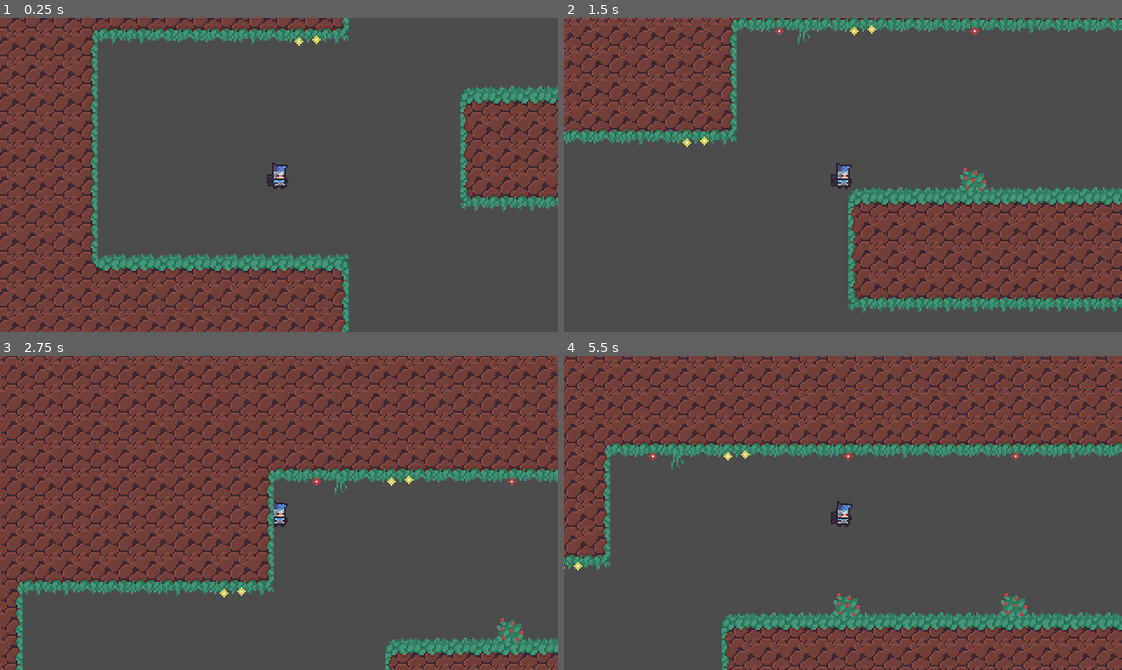
Above: before the commit, frames 1-4 (two rows, left to right).
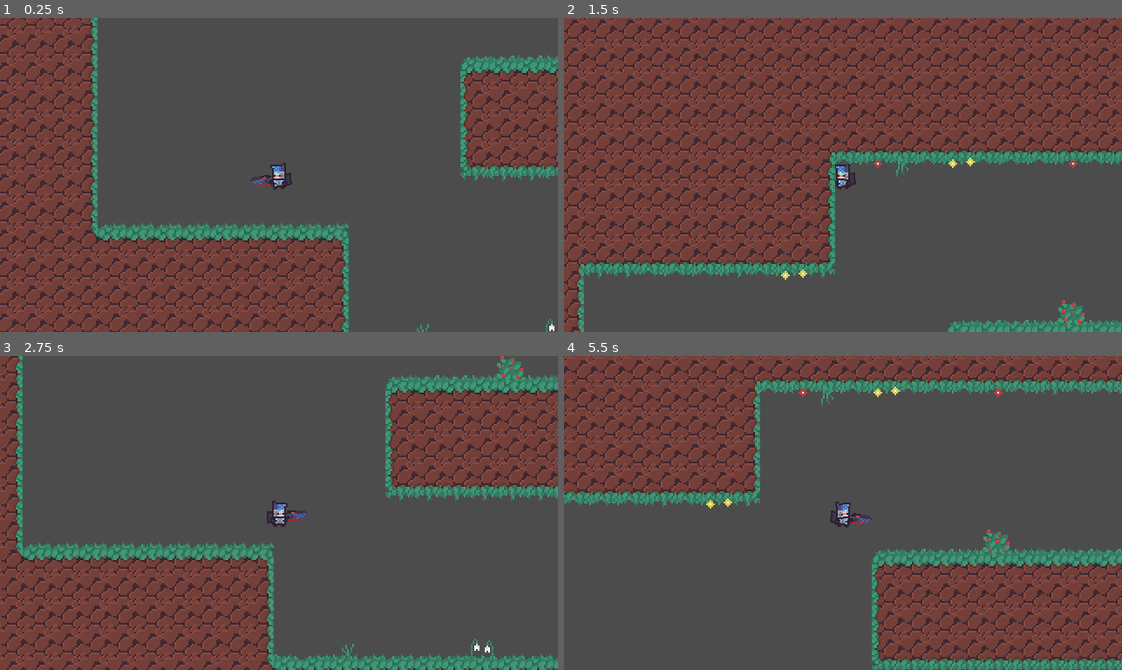
Above: after the commit, the same moments.

Repository: Riudin/Rogue-Worlds
Game: Godot game, scene res://MainScenes/World.tscn
The game is run twice, just before and just after one commit, with the same random seed, the same clock (stepped at 60 frames per second) and the same inputs.
Inputs (mouse positions are in pixels of both pictures, inside the frame that each line leads up to):
- Up to frame 1 (0.25 s): no input
- Up to frame 2 (1.5 s): move the mouse to (965, 159) at 0.52 s; hold E (dash_right) from 0.53 s (still down); tap Space (jump) at 0.6, 0.77, 1.07, 1.35 s; move the mouse to (731, 190) at 1.27 s
- Up to frame 3 (2.75 s): tap Space (jump) at 1.52, 1.82, 2.1 s; move the mouse to (334, 443) at 2.02 s; release E (dash_right) at 2.03 s; hold Q (dash_left) from 2.03 s (still down)
- Up to frame 4 (5.5 s): move the mouse to (815, 575) at 2.77 s; release Q (dash_left) at 2.78 s; hold E (dash_right) 2.78-4.28 s; tap Space (jump) at 2.85, 3.02, 3.32, 3.6, 3.77, 4.07, 4.35, 4.52, 4.82, 5.1 s; move the mouse to (1010, 560) at 3.52 s; move the mouse to (675, 465) at 4.27 s; hold Q (dash_left) 4.28-5.03 s; move the mouse to (870, 513) at 5.02 s; hold E (dash_right) from 5.03 s (still down)

The runs differ from the first frame. In frame 1, 23% of the frame differs, in the area x 0-100%, y 0-100%; in frame 2, 76%; in frame 3, 65%; in frame 4, 47%.

Commit message:
fixed left-right animation issue
also completely revamped jump system

Diff:
--- /dev/null
+++ b/Godot Project/Items/DefaultGun.gd
@@ -0,0 +1,39 @@
+extends Node2D
+
+export(int) var cooldown = 10
+export(int) var p_range = 100
+export(int) var speed = 400
+export(int) var damage = 1
+
+export(PackedScene) onready var bullet
+onready var aim_pos = get_node("AimPosition")
+
+var last_shot = 0
+
+
+func _physics_process(_delta):
+	last_shot += 1
+	#look_at(get_global_mouse_position())
+#	if self.global_position.x > aim_pos.global_position.x:
+#		$Sprite.flip_v = true
+#	else:
+#		$Sprite.flip_v = false
+
+func fire():
+	if last_shot < cooldown: return
+	else: last_shot = 0
+
+	var projectile = bullet.instance()
+	#projectile.add_to_group("projectiles")
+	get_node("/root").add_child(projectile)
+
+	#projectile.add_to_group("Projectile_" + str(get_parent()))
+
+	var projectile_direction = aim_pos.global_position - self.global_position
+
+	projectile.position = self.global_position
+	projectile.rotation = projectile_direction.angle()
+	projectile.projectile_direction = projectile_direction
+	projectile.projectile_speed = speed
+	projectile.damage = damage
+	projectile.projectile_range = p_range
--- /dev/null
+++ b/Godot Project/Items/DefaultGun.tscn
@@ -0,0 +1,15 @@
+[gd_scene load_steps=3 format=2]
+
+[ext_resource path="res://Sprites/default-gun.png" type="Texture" id=1]
+[ext_resource path="res://Items/DefaultGun.gd" type="Script" id=2]
+
+[node name="DefaultGun" type="Node2D"]
+script = ExtResource( 2 )
+
+[node name="Sprite" type="Sprite" parent="."]
+position = Vector2( -2, -1 )
+texture = ExtResource( 1 )
+offset = Vector2( 7, 0 )
+
+[node name="AimPosition" type="Position2D" parent="."]
+position = Vector2( 14, -3 )
--- a/Godot Project/MainScenes/World.tscn
+++ b/Godot Project/MainScenes/World.tscn
@@ -7,5 +7,6 @@
 
 [node name="Player" parent="." instance=ExtResource( 1 )]
 position = Vector2( 16, 72 )
+JUMP_HEIGHT = 80.0
 
 [node name="Level_1" parent="." instance=ExtResource( 2 )]
--- a/Godot Project/Player/Player.gd
+++ b/Godot Project/Player/Player.gd
@@ -1,38 +1,45 @@
 extends KinematicBody2D
 
 
-export(int) var JUMP_FORCE = -250
-export(int) var JUMP_RELEASE_FORCE = -70
-export(int) var MAX_SPEED = 100
+export(int) var RUN_SPEED = 150
 export(int) var ACCELERATION = 20
 export(int) var FRICTION = 15
-export(int) var GRAVITY = 4
-export(int) var ADDITIONAL_FALL_GRAVITY = 4
-export(int) var MAX_FALL_SPEED = 200
-export(int) var DASH_SPEED = 500
+export(int) var MAX_FALL_SPEED = 400
+export(int) var DASH_SPEED = 600
+
+
+export(float) var JUMP_HEIGHT = 100.0
+export(float) var JUMP_TIME_TO_PEAK = 0.5
+export(float) var JUMP_TIME_TO_DESCEND = 0.4
+
+onready var jump_velocity : float = (2.0 * JUMP_HEIGHT) / JUMP_TIME_TO_PEAK * -1.0
+onready var jump_gravity : float = (-2.0 * JUMP_HEIGHT) / (JUMP_TIME_TO_PEAK * JUMP_TIME_TO_PEAK) * -1.0
+onready var fall_gravity : float = (-2.0 * JUMP_HEIGHT) / (JUMP_TIME_TO_DESCEND * JUMP_TIME_TO_DESCEND) * -1.0
+
 
 onready var animationPlayer = $AnimationPlayer
-onready var leftFootSprite = $Sprites/LeftFoot
-onready var rightFootSprite = $Sprites/RightFoot
-onready var backHandSprite = $Sprites/BackHand
-onready var bodySprite = $Sprites/Body
-onready var frontHandSprite = $Sprites/FrontHand
-onready var headSprite = $Sprites/Head
+#onready var leftFootSprite = $Sprites/LeftFoot
+#onready var rightFootSprite = $Sprites/RightFoot
+#onready var backHandSprite = $Sprites/BackHand
+#onready var bodySprite = $Sprites/Body
+#onready var frontHandSprite = $Sprites/FrontHand
+#onready var headSprite = $Sprites/Head
 
 var velocity = Vector2.ZERO
 var dashing = false
 var facing_right = true setget orient_sprites
 
 func _physics_process(delta):
-	apply_gravity()
+	velocity.y += get_gravity() * delta
+	velocity.y =  min(velocity.y, MAX_FALL_SPEED)
 	var input = Vector2.ZERO
 	input.x = Input.get_action_strength("ui_right") - Input.get_action_strength("ui_left")
 
 	if Input.is_action_just_pressed("dash_right"):
-		self.facing_right = true
+		#self.facing_right = true
 		dash(1)
 	elif Input.is_action_just_pressed("dash_left"):
-		self.facing_right = false
+		#self.facing_right = false
 		dash(-1)
 
 	if input.x == 0:
@@ -42,43 +49,53 @@
 	else:
 		apply_acceleration(input.x)
 		if is_on_floor():
-			animationPlayer.play("Walk")
+			animationPlayer.play("Run")
 
 		if input.x > 0:
-			self.facing_right = true
+			#self.facing_right = true
+			if velocity.x < 0:
+				velocity.x *= 0
 		elif input.x < 0:
-			self.facing_right = false
+			if velocity.x > 0:
+				velocity.x *= 0
+			#self.facing_right = false
 
 	if Input.is_action_just_pressed("jump"):
-			velocity.y = JUMP_FORCE
+			jump()
 
+	if not is_on_floor():
+		animationPlayer.play("Jump")
 
-	if is_on_floor() == false:
-		animationPlayer.play("Jump")
-		if Input.is_action_just_released("jump") and velocity.y < JUMP_RELEASE_FORCE:
-			velocity.y = JUMP_RELEASE_FORCE
+	if dashing:
+		velocity.y = -40
+		velocity.y = move_toward(velocity.y, 0, (get_gravity() * delta) / 2)
 
-	if velocity.y > 0:
-		velocity.y += ADDITIONAL_FALL_GRAVITY
+	if self.global_position <= get_global_mouse_position():
+		self.facing_right = true
+	else:
+		self.facing_right = false
 
 	velocity = move_and_slide(velocity, Vector2.UP)
-
-func apply_gravity():
-	velocity.y += GRAVITY
-	velocity.y =  min(velocity.y, MAX_FALL_SPEED)
 
 func apply_friction():
 	velocity.x = move_toward(velocity.x, 0, FRICTION)
 
 func apply_acceleration(amount):
-	velocity.x = move_toward(velocity.x, MAX_SPEED * amount, ACCELERATION)
+	velocity.x = move_toward(velocity.x, RUN_SPEED * amount, ACCELERATION)
+
+func get_gravity() -> float:
+	return jump_gravity if velocity.y < 0.0 else fall_gravity
+
+func jump():
+	velocity.y = jump_velocity
+	if dashing:
+		dashing = false
+		velocity.x = velocity.x * 0.2
 
 func dash(dir):
 	dashing = true
 	velocity.x = DASH_SPEED * dir
-	velocity.y = -40
 	yield(get_tree().create_timer(0.3), "timeout")
-	velocity.x = move_toward(velocity.x, 0, 0.05)
 	dashing = false
 
 func orient_sprites(right_is_new):
--- a/Godot Project/Player/Player.tscn
+++ b/Godot Project/Player/Player.tscn
@@ -1,6 +1,7 @@
-[gd_scene load_steps=10 format=2]
+[gd_scene load_steps=11 format=2]
 
 [ext_resource path="res://Sprites/default-character.png" type="Texture" id=1]
+[ext_resource path="res://Items/DefaultGun.tscn" type="PackedScene" id=2]
 [ext_resource path="res://Player/Player.gd" type="Script" id=5]
 
 [sub_resource type="RectangleShape2D" id=1]
@@ -81,6 +82,30 @@
 "update": 1,
 "values": [ 7 ]
 }
+tracks/6/type = "value"
+tracks/6/path = NodePath("Sprites/BackHand/WeaponOrigin:position")
+tracks/6/interp = 1
+tracks/6/loop_wrap = true
+tracks/6/imported = false
+tracks/6/enabled = true
+tracks/6/keys = {
+"times": PoolRealArray( 0 ),
+"transitions": PoolRealArray( 1 ),
+"update": 0,
+"values": [ Vector2( -4, 4 ) ]
+}
+tracks/7/type = "value"
+tracks/7/path = NodePath("Sprites/BackHand/WeaponOrigin:scale")
+tracks/7/interp = 1
+tracks/7/loop_wrap = true
+tracks/7/imported = false
+tracks/7/enabled = true
+tracks/7/keys = {
+"times": PoolRealArray( 0 ),
+"transitions": PoolRealArray( 1 ),
+"update": 0,
+"values": [ Vector2( -1, 1 ) ]
+}
 
 [sub_resource type="Animation" id=21]
 resource_name = "FlipRight"
@@ -156,6 +181,30 @@
 "transitions": PoolRealArray( 1 ),
 "update": 1,
 "values": [ 0 ]
+}
+tracks/6/type = "value"
+tracks/6/path = NodePath("Sprites/BackHand/WeaponOrigin:position")
+tracks/6/interp = 1
+tracks/6/loop_wrap = true
+tracks/6/imported = false
+tracks/6/enabled = true
+tracks/6/keys = {
+"times": PoolRealArray( 0 ),
+"transitions": PoolRealArray( 1 ),
+"update": 0,
+"values": [ Vector2( 4, 4 ) ]
+}
+tracks/7/type = "value"
+tracks/7/path = NodePath("Sprites/BackHand/WeaponOrigin:scale")
+tracks/7/interp = 1
+tracks/7/loop_wrap = true
+tracks/7/imported = false
+tracks/7/enabled = true
+tracks/7/keys = {
+"times": PoolRealArray( 0 ),
+"transitions": PoolRealArray( 1 ),
+"update": 0,
+"values": [ Vector2( 1, 1 ) ]
 }
 
 [sub_resource type="Animation" id=4]
@@ -286,7 +335,6 @@
 
 [sub_resource type="Animation" id=19]
 resource_name = "Jump"
-length = 0.5
 loop = true
 step = 0.05
 tracks/0/type = "value"
@@ -296,10 +344,10 @@
 tracks/0/imported = false
 tracks/0/enabled = true
 tracks/0/keys = {
-"times": PoolRealArray( 0, 0.15, 0.4 ),
-"transitions": PoolRealArray( 1, 1, 1 ),
-"update": 0,
-"values": [ Vector2( 8, 8 ), Vector2( 8, 8.5 ), Vector2( 8, 8 ) ]
+"times": PoolRealArray( 0, 0.15, 0.4, 0.55, 0.8 ),
+"transitions": PoolRealArray( 1, 1, 1, 1, 1 ),
+"update": 0,
+"values": [ Vector2( 8, 8 ), Vector2( 8, 8.5 ), Vector2( 8, 8 ), Vector2( 8, 8.5 ), Vector2( 8, 8 ) ]
 }
 tracks/1/type = "value"
 tracks/1/path = NodePath("Sprites/Head:rotation_degrees")
@@ -308,10 +356,10 @@
 tracks/1/imported = false
 tracks/1/enabled = true
 tracks/1/keys = {
-"times": PoolRealArray( 0, 0.15, 0.4 ),
-"transitions": PoolRealArray( 1, 1, 1 ),
-"update": 0,
-"values": [ 0.0, 5.0, 0.0 ]
+"times": PoolRealArray( 0, 0.2, 0.4, 0.6, 0.8 ),
+"transitions": PoolRealArray( 1, 1, 1, 1, 1 ),
+"update": 0,
+"values": [ 0.0, 5.0, 0.0, -5.0, 0.0 ]
 }
 tracks/2/type = "value"
 tracks/2/path = NodePath("Sprites/FrontHand:position")
@@ -320,10 +368,10 @@
 tracks/2/imported = false
 tracks/2/enabled = true
 tracks/2/keys = {
-"times": PoolRealArray( 0, 0.25, 0.5 ),
-"transitions": PoolRealArray( 1, 1, 1 ),
-"update": 0,
-"values": [ Vector2( 8, 8 ), Vector2( 8, 8 ), Vector2( 8, 8 ) ]
+"times": PoolRealArray( 0, 0.25, 0.5, 0.75, 1 ),
+"transitions": PoolRealArray( 1, 1, 1, 1, 1 ),
+"update": 0,
+"values": [ Vector2( 8, 8 ), Vector2( 9, 8 ), Vector2( 8, 8 ), Vector2( 7, 8 ), Vector2( 8, 8 ) ]
 }
 tracks/3/type = "value"
 tracks/3/path = NodePath("Sprites/BackHand:position")
@@ -332,10 +380,10 @@
 tracks/3/imported = false
 tracks/3/enabled = true
 tracks/3/keys = {
-"times": PoolRealArray( 0, 0.25, 0.5 ),
-"transitions": PoolRealArray( 1, 1, 1 ),
-"update": 0,
-"values": [ Vector2( 8, 8 ), Vector2( 6, 8 ), Vector2( 8, 8 ) ]
+"times": PoolRealArray( 0, 0.25, 0.5, 0.75, 1 ),
+"transitions": PoolRealArray( 1, 1, 1, 1, 1 ),
+"update": 0,
+"values": [ Vector2( 8, 8 ), Vector2( 7, 8 ), Vector2( 8, 8 ), Vector2( 9, 8 ), Vector2( 8, 8 ) ]
 }
 tracks/4/type = "value"
 tracks/4/path = NodePath("Sprites/Body:position")
@@ -344,10 +392,10 @@
 tracks/4/imported = false
 tracks/4/enabled = true
 tracks/4/keys = {
-"times": PoolRealArray( 0.1, 0.3, 0.5 ),
-"transitions": PoolRealArray( 1, 1, 1 ),
-"update": 0,
-"values": [ Vector2( 8, 8 ), Vector2( 8, 8.2 ), Vector2( 8, 8 ) ]
+"times": PoolRealArray( 0.1, 0.3, 0.5, 0.7, 0.9 ),
+"transitions": PoolRealArray( 1, 1, 1, 1, 1 ),
+"update": 0,
+"values": [ Vector2( 8, 8 ), Vector2( 8, 8.2 ), Vector2( 8, 8 ), Vector2( 8, 8.2 ), Vector2( 8, 8 ) ]
 }
 tracks/5/type = "value"
 tracks/5/path = NodePath("Sprites/LeftFoot:position")
@@ -356,7 +404,7 @@
 tracks/5/imported = false
 tracks/5/enabled = true
 tracks/5/keys = {
-"times": PoolRealArray( 0, 0.5 ),
+"times": PoolRealArray( 0, 1 ),
 "transitions": PoolRealArray( 1, 1 ),
 "update": 0,
 "values": [ Vector2( 8, 8 ), Vector2( 8, 8 ) ]
@@ -368,7 +416,7 @@
 tracks/6/imported = false
 tracks/6/enabled = true
 tracks/6/keys = {
-"times": PoolRealArray( 0, 0.5 ),
+"times": PoolRealArray( 0, 1 ),
 "transitions": PoolRealArray( 1, 1 ),
 "update": 0,
 "values": [ Vector2( 8, 8 ), Vector2( 8, 8 ) ]
@@ -380,10 +428,10 @@
 tracks/7/imported = false
 tracks/7/enabled = true
 tracks/7/keys = {
-"times": PoolRealArray( 0.1, 0.3, 0.5 ),
-"transitions": PoolRealArray( 1, 1, 1 ),
-"update": 0,
-"values": [ 0.0, -5.0, 0.0 ]
+"times": PoolRealArray( 0.1, 0.3, 0.5, 0.7, 0.9 ),
+"transitions": PoolRealArray( 1, 1, 1, 1, 1 ),
+"update": 0,
+"values": [ 0.0, -5.0, 0.0, 5.0, 0.0 ]
 }
 tracks/8/type = "value"
 tracks/8/path = NodePath("Sprites/FrontHand:rotation_degrees")
@@ -392,10 +440,10 @@
 tracks/8/imported = false
 tracks/8/enabled = true
 tracks/8/keys = {
-"times": PoolRealArray( 0, 0.25, 0.5 ),
-"transitions": PoolRealArray( 1, 1, 1 ),
-"update": 0,
-"values": [ 0.0, 35.0, 0.0 ]
+"times": PoolRealArray( 0, 0.25, 0.5, 0.75, 1 ),
+"transitions": PoolRealArray( 1, 1, 1, 1, 1 ),
+"update": 0,
+"values": [ 0.0, 15.0, 0.0, -15.0, 0.0 ]
 }
 tracks/9/type = "value"
 tracks/9/path = NodePath("Sprites/BackHand:rotation_degrees")
@@ -404,10 +452,10 @@
 tracks/9/imported = false
 tracks/9/enabled = true
 tracks/9/keys = {
-"times": PoolRealArray( 0, 0.25, 0.5 ),
-"transitions": PoolRealArray( 1, 1, 1 ),
-"update": 0,
-"values": [ 0.0, -33.0, 0.0 ]
+"times": PoolRealArray( 0, 0.25, 0.5, 0.75, 1 ),
+"transitions": PoolRealArray( 1, 1, 1, 1, 1 ),
+"update": 0,
+"values": [ 0.0, -15.0, 0.0, 15.0, 0.0 ]
 }
 
 [sub_resource type="Animation" id=5]
@@ -628,10 +676,33 @@
 "update": 0,
 "values": [ 0 ]
 }
+tracks/18/type = "value"
+tracks/18/path = NodePath("Sprites/BackHand/WeaponOrigin:position")
+tracks/18/interp = 1
+tracks/18/loop_wrap = true
+tracks/18/imported = false
+tracks/18/enabled = true
+tracks/18/keys = {
+"times": PoolRealArray( 0 ),
+"transitions": PoolRealArray( 1 ),
+"update": 0,
+"values": [ Vector2( 4, 4 ) ]
+}
+tracks/19/type = "value"
+tracks/19/path = NodePath("Sprites/BackHand/WeaponOrigin:scale")
+tracks/19/interp = 1
+tracks/19/loop_wrap = true
+tracks/19/imported = false
+tracks/19/enabled = true
+tracks/19/keys = {
+"times": PoolRealArray( 0 ),
+"transitions": PoolRealArray( 1 ),
+"update": 0,
+"values": [ Vector2( 1, 1 ) ]
+}
 
 [sub_resource type="Animation" id=6]
-resource_name = "Walk"
-length = 0.5
+resource_name = "Run"
 loop = true
 step = 0.05
 tracks/0/type = "value"
@@ -641,10 +712,10 @@
 tracks/0/imported = false
 tracks/0/enabled = true
 tracks/0/keys = {
-"times": PoolRealArray( 0, 0.15, 0.4 ),
-"transitions": PoolRealArray( 1, 1, 1 ),
-"update": 0,
-"values": [ Vector2( 8, 8 ), Vector2( 8, 8.5 ), Vector2( 8, 8 ) ]
+"times": PoolRealArray( 0, 0.15, 0.4, 0.55, 0.8 ),
+"transitions": PoolRealArray( 1, 1, 1, 1, 1 ),
+"update": 0,
+"values": [ Vector2( 8, 8 ), Vector2( 8, 8.5 ), Vector2( 8, 8 ), Vector2( 8, 8.5 ), Vector2( 8, 8 ) ]
 }
 tracks/1/type = "value"
 tracks/1/path = NodePath("Sprites/Head:rotation_degrees")
@@ -653,10 +724,10 @@
 tracks/1/imported = false
 tracks/1/enabled = true
 tracks/1/keys = {
-"times": PoolRealArray( 0, 0.15, 0.4 ),
-"transitions": PoolRealArray( 1, 1, 1 ),
-"update": 0,
-"values": [ 0.0, 5.0, 0.0 ]
+"times": PoolRealArray( 0, 0.2, 0.4, 0.6, 0.8 ),
+"transitions": PoolRealArray( 1, 1, 1, 1, 1 ),
+"update": 0,
+"values": [ 0.0, 5.0, 0.0, -5.0, 0.0 ]
 }
 tracks/2/type = "value"
 tracks/2/path = NodePath("Sprites/FrontHand:position")
@@ -665,10 +736,10 @@
 tracks/2/imported = false
 tracks/2/enabled = true
 tracks/2/keys = {
-"times": PoolRealArray( 0, 0.25, 0.5 ),
-"transitions": PoolRealArray( 1, 1, 1 ),
-"update": 0,
-"values": [ Vector2( 8, 8 ), Vector2( 10, 8 ), Vector2( 8, 8 ) ]
+"times": PoolRealArray( 0, 0.25, 0.5, 0.75, 1 ),
+"transitions": PoolRealArray( 1, 1, 1, 1, 1 ),
+"update": 0,
+"values": [ Vector2( 8, 8 ), Vector2( 9, 8 ), Vector2( 8, 8 ), Vector2( 7, 8 ), Vector2( 8, 8 ) ]
 }
 tracks/3/type = "value"
 tracks/3/path = NodePath("Sprites/BackHand:position")
@@ -677,10 +748,10 @@
 tracks/3/imported = false
 tracks/3/enabled = true
 tracks/3/keys = {
-"times": PoolRealArray( 0, 0.25, 0.5 ),
-"transitions": PoolRealArray( 1, 1, 1 ),
-"update": 0,
-"values": [ Vector2( 8, 8 ), Vector2( 6, 8 ), Vector2( 8, 8 ) ]
+"times": PoolRealArray( 0, 0.25, 0.5, 0.75, 1 ),
+"transitions": PoolRealArray( 1, 1, 1, 1, 1 ),
+"update": 0,
+"values": [ Vector2( 8, 8 ), Vector2( 7, 8 ), Vector2( 8, 8 ), Vector2( 9, 8 ), Vector2( 8, 8 ) ]
 }
 tracks/4/type = "value"
 tracks/4/path = NodePath("Sprites/Body:position")
@@ -689,10 +760,10 @@
 tracks/4/imported = false
 tracks/4/enabled = true
 tracks/4/keys = {
-"times": PoolRealArray( 0.1, 0.3, 0.5 ),
-"transitions": PoolRealArray( 1, 1, 1 ),
-"update": 0,
-"values": [ Vector2( 8, 8 ), Vector2( 8, 8.2 ), Vector2( 8, 8 ) ]
+"times": PoolRealArray( 0.1, 0.3, 0.5, 0.7, 0.9 ),
+"transitions": PoolRealArray( 1, 1, 1, 1, 1 ),
+"update": 0,
+"values": [ Vector2( 8, 8 ), Vector2( 8, 8.2 ), Vector2( 8, 8 ), Vector2( 8, 8.2 ), Vector2( 8, 8 ) ]
 }
 tracks/5/type = "value"
 tracks/5/path = NodePath("Sprites/LeftFoot:position")
@@ -701,10 +772,10 @@
 tracks/5/imported = false
 tracks/5/enabled = true
 tracks/5/keys = {
-"times": PoolRealArray( 0, 0.25, 0.5 ),
-"transitions": PoolRealArray( 1, 1, 1 ),
-"update": 0,
-"values": [ Vector2( 8, 8 ), Vector2( 8, 7 ), Vector2( 8, 8 ) ]
+"times": PoolRealArray( 0, 0.25, 0.5, 0.75, 1 ),
+"transitions": PoolRealArray( 1, 1, 1, 1, 1 ),
+"update": 0,
+"values": [ Vector2( 8, 8 ), Vector2( 8, 7 ), Vector2( 8, 8 ), Vector2( 8, 7 ), Vector2( 8, 8 ) ]
 }
 tracks/6/type = "value"
 tracks/6/path = NodePath("Sprites/RightFoot:position")
@@ -713,10 +784,10 @@
 tracks/6/imported = false
 tracks/6/enabled = true
 tracks/6/keys = {
-"times": PoolRealArray( 0, 0.25, 0.5 ),
-"transitions": PoolRealArray( 1, 1, 1 ),
-"update": 0,
-"values": [ Vector2( 8, 7 ), Vector2( 8, 8 ), Vector2( 8, 7 ) ]
+"times": PoolRealArray( 0, 0.25, 0.5, 0.75, 1 ),
+"transitions": PoolRealArray( 1, 1, 1, 1, 1 ),
+"update": 0,
+"values": [ Vector2( 8, 7 ), Vector2( 8, 8 ), Vector2( 8, 7 ), Vector2( 8, 8 ), Vector2( 8, 7 ) ]
 }
 tracks/7/type = "value"
 tracks/7/path = NodePath("Sprites/Body:rotation_degrees")
@@ -725,10 +796,10 @@
 tracks/7/imported = false
 tracks/7/enabled = true
 tracks/7/keys = {
-"times": PoolRealArray( 0.1, 0.3, 0.5 ),
-"transitions": PoolRealArray( 1, 1, 1 ),
-"update": 0,
-"values": [ 0.0, -5.0, 0.0 ]
+"times": PoolRealArray( 0.1, 0.3, 0.5, 0.7, 0.9 ),
+"transitions": PoolRealArray( 1, 1, 1, 1, 1 ),
+"update": 0,
+"values": [ 0.0, -5.0, 0.0, 5.0, 0.0 ]
 }
 tracks/8/type = "value"
 tracks/8/path = NodePath("Sprites/FrontHand:rotation_degrees")
@@ -737,7 +808,7 @@
 tracks/8/imported = false
 tracks/8/enabled = true
 tracks/8/keys = {
-"times": PoolRealArray( 0, 0.5 ),
+"times": PoolRealArray( 0, 1 ),
 "transitions": PoolRealArray( 1, 1 ),
 "update": 0,
 "values": [ 0.0, 0.0 ]
@@ -749,7 +820,7 @@
 tracks/9/imported = false
 tracks/9/enabled = true
 tracks/9/keys = {
-"times": PoolRealArray( 0, 0.5 ),
+"times": PoolRealArray( 0, 1 ),
 "transitions": PoolRealArray( 1, 1 ),
 "update": 0,
 "values": [ 0.0, 0.0 ]
@@ -768,7 +839,7 @@
 frame = 4
 
 [node name="RightFoot" type="Sprite" parent="Sprites"]
-position = Vector2( 8, 7 )
+position = Vector2( 8, 8 )
 texture = ExtResource( 1 )
 hframes = 7
 vframes = 2
@@ -776,10 +847,16 @@
 
 [node name="BackHand" type="Sprite" parent="Sprites"]
 position = Vector2( 8, 8 )
+rotation = -0.575959
 texture = ExtResource( 1 )
 hframes = 7
 vframes = 2
 frame = 3
+
+[node name="WeaponOrigin" type="Position2D" parent="Sprites/BackHand"]
+position = Vector2( 4, 4 )
+
+[node name="DefaultGun" parent="Sprites/BackHand/WeaponOrigin" instance=ExtResource( 2 )]
 
 [node name="Body" type="Sprite" parent="Sprites"]
 position = Vector2( 8, 8 )
@@ -790,6 +867,7 @@
 
 [node name="FrontHand" type="Sprite" parent="Sprites"]
 position = Vector2( 8, 8 )
+rotation = 0.610865
 texture = ExtResource( 1 )
 hframes = 7
 vframes = 2
@@ -803,18 +881,18 @@
 region_rect = Rect2( 0, 0, 96, 32 )
 
 [node name="CollisionShape2D" type="CollisionShape2D" parent="."]
+visible = false
 position = Vector2( 8, 11 )
 shape = SubResource( 1 )
 
 [node name="AnimationPlayer" type="AnimationPlayer" parent="."]
-reset_on_save = false
 playback_speed = 1.5
 anims/FlipLeft = SubResource( 20 )
 anims/FlipRight = SubResource( 21 )
 anims/Idle = SubResource( 4 )
 anims/Jump = SubResource( 19 )
 anims/RESET = SubResource( 5 )
-anims/Walk = SubResource( 6 )
+anims/Run = SubResource( 6 )
 
 [node name="Camera2D" type="Camera2D" parent="."]
 offset = Vector2( 8, 8 )
Binary file added: Godot Project/Sprites/default-gun.png
Not shown, added: Godot Project/Sprites/default-gun.png.import
